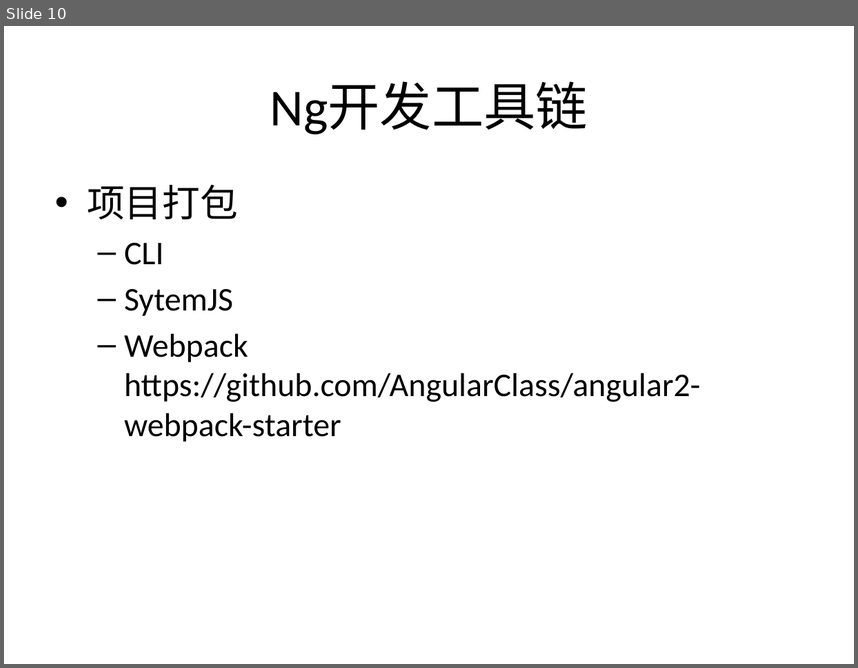
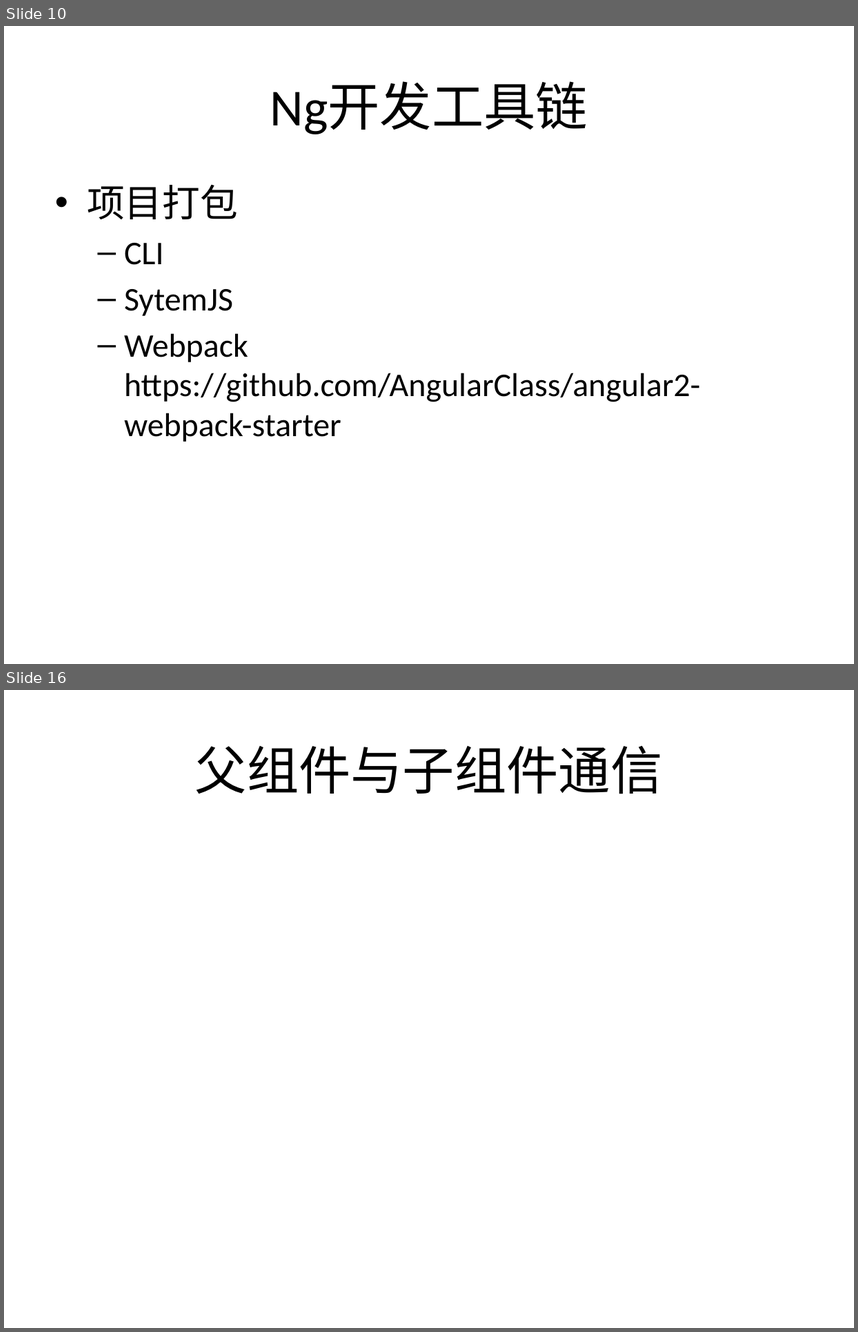
Before and after one commit to jasonLiu001/ng-study-ppt-files, a slide deck: files/Angular2.pptx. Shown one above the other, each under a label of ours: slide 10 before the commit, slides 10 and 16 after it; the slides between them are not shown. The pictures are 858x668 and 858x1332 pixels, drawn with LibreOffice and Linux fonts; fonts in the diff are those of the drawing. Boxes give left, top, right and bottom in pixels: in the first picture for what was removed or moved away, otherwise in the second. Text is boxed around its words. In the diff, an @@ line names an element or a change of style, - is before the commit and + after.

```diff
--- a/files/Angular2.pptx
+++ b/files/Angular2.pptx
@@ slide 16 added at (4,690,854,1328), background #CBE9CF @@
@@ title added at (195,746,663,794), 44 pt, text #000000 @@
+父组件与子组件通信
```
Also in this commit, not shown: 5 other slides added.
